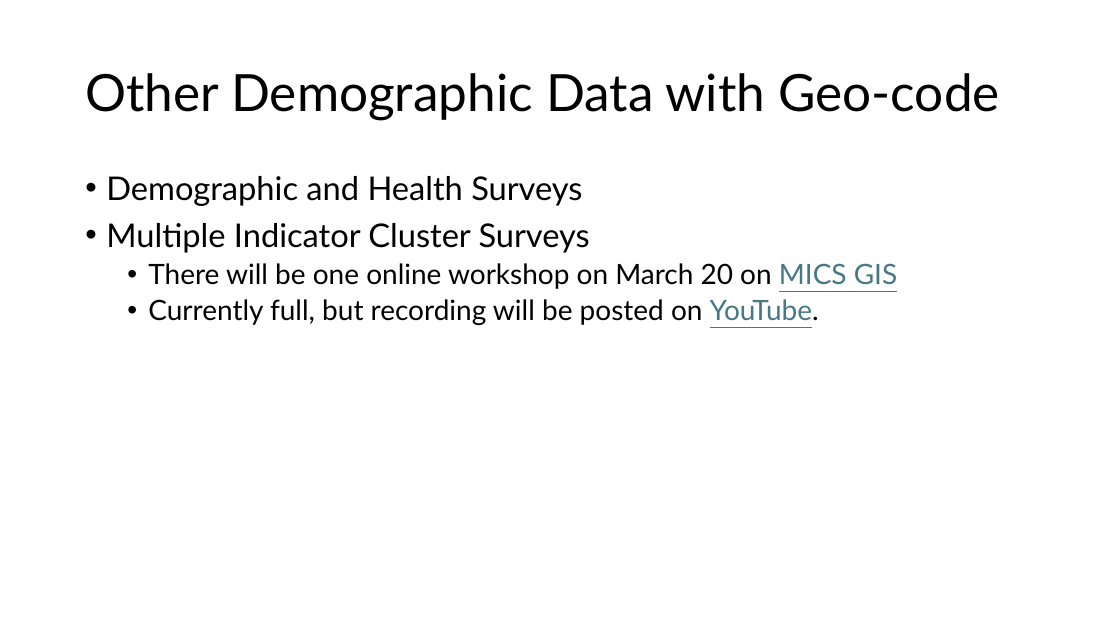
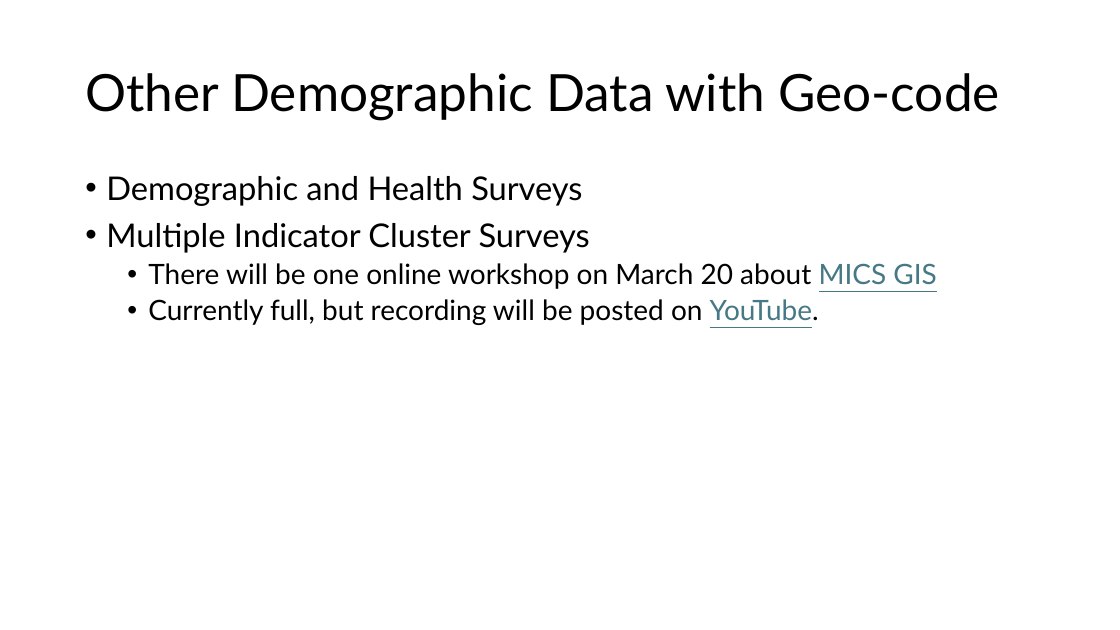
Before and after one commit to szkaifeng/ClimateDataIntro, a slide deck: slide 19 of Climate Data Introduction.pptx. Drawn at 1120x630 pixels with LibreOffice and Linux fonts; fonts in the diff are those of the drawing. Boxes give left, top, right and bottom in pixels: in the first picture for what was removed or moved away, otherwise in the second. Text is boxed around its words. In the diff, an @@ line names an element or a change of style, - is before the commit and + after.

```diff
--- a/Climate Data Introduction.pptx
+++ b/Climate Data Introduction.pptx
@@ text at (148,263,936,289): text changed @@
-  • There will be one online workshop on March 20 on MICS GIS
+  • There will be one online workshop on March 20 about MICS GIS
```
Also in this commit, not shown: 11 other slides changed.
